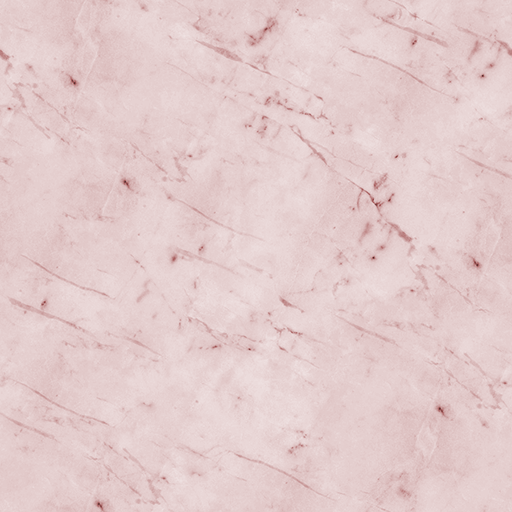
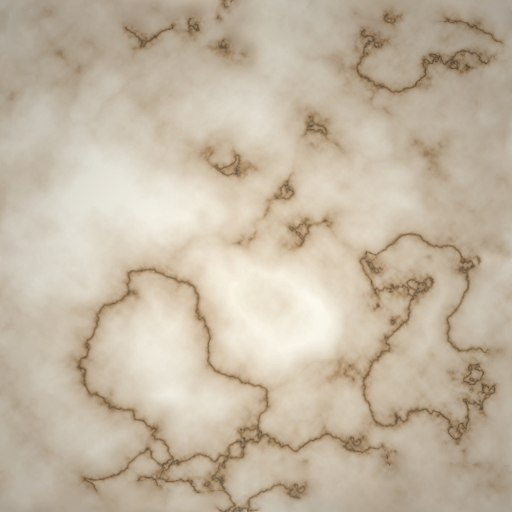
Layer changes from the first 512x512 image to the second:
renamed "Layer 1" to "Background", painted on it over [0, 0, 512, 512]
